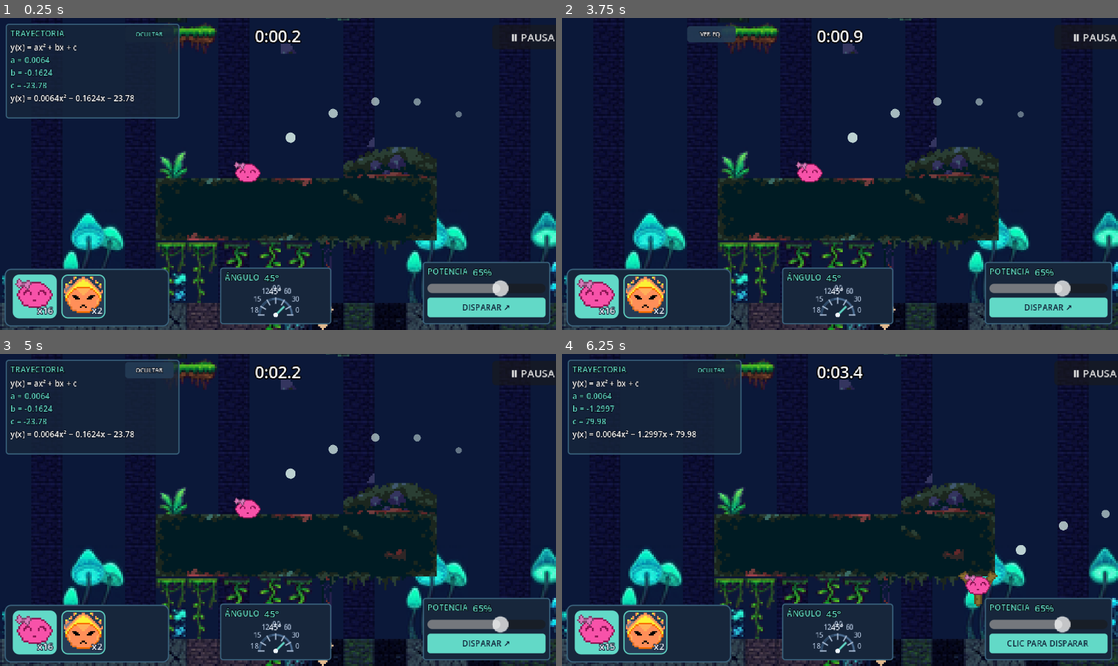
Above: before the commit, frames 1-4 (two rows, left to right).
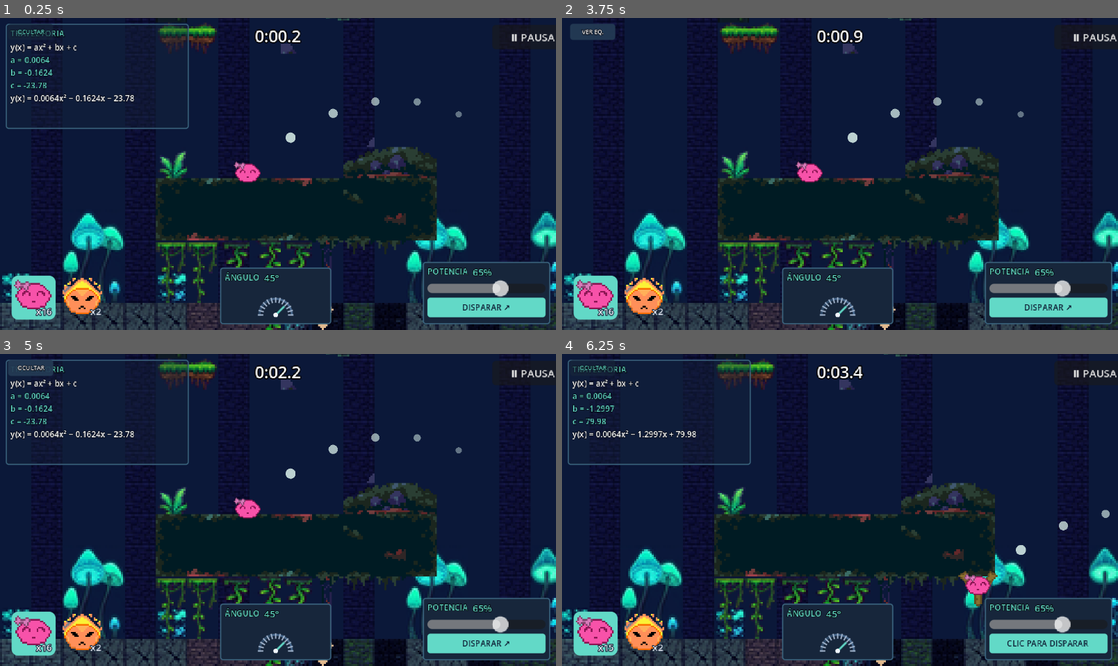
Above: after the commit, the same moments.

Repository: Navarro0k/Slimeterra
Game: Godot game, scene res://Scenes/Levels/jungleLevel.tscn
Same seed, same stepped clock (60 frames per second), same inputs: the game is played once before the commit and once after it.
Inputs:
- Up to frame 1 (0.25 s): no input
- Up to frame 2 (3.75 s): click "x16" at 0.5 s; click "x2" at 1.25 s; click "Ⅱ PAUSA" at 2 s; click "Reiniciar" at 2.75 s; click "OCULTAR" at 3.5 s
- Up to frame 3 (5 s): click "VER EQ." at 4.25 s
- Up to frame 4 (6.25 s): click "DISPARAR ↗" at 5 s; click "x15" at 5.75 s

The runs differ from the first frame. In frame 1, 3.4% of the frame differs, in the area x 0-54%, y 1-99%; in frame 2, 3.5%; in frame 3, 3.9%; in frame 4, 3.5%.

Commit message:
update hud shoot v4

Diff:
--- a/Scripts/shot_dial.gd
+++ b/Scripts/shot_dial.gd
@@ -46,16 +46,15 @@
 	var radio: float = minf(size.x * 0.43, size.y - 17.0)
 	draw_arc(centro, radio, PI, TAU, 48, RING, 1.5, true)
 	draw_arc(centro, radio, PI, PI + PI * 0.42, 24, Color("#2A4563"), 1.0, true)
-	for grados in range(0, 181, 30):
+	# Solo marcas, sin números alrededor del dial: el ángulo se muestra
+	# una única vez en la etiqueta del HUD para evitar lecturas superpuestas.
+	for grados in range(0, 181, 15):
 		var theta := deg_to_rad(float(grados))
 		var direccion := Vector2(cos(theta), -sin(theta))
-		var p1 := centro + direccion * (radio - 4.0)
+		var p1 := centro + direccion * (radio - 3.0)
 		var p2 := centro + direccion * (radio + 1.0)
 		draw_line(p1, p2, MUTED, 1.0, true)
-		var etiqueta_pos := centro + direccion * (radio + 5.0) - Vector2(4, 2)
-		draw_string(ThemeDB.fallback_font, etiqueta_pos, str(grados), HORIZONTAL_ALIGNMENT_CENTER, 9, 6, MUTED)
 	var theta_aguja := deg_to_rad(angle)
 	var direccion_aguja := Vector2(cos(theta_aguja), -sin(theta_aguja))
 	draw_line(centro, centro + direccion_aguja * (radio - 4.0), ACCENT, 1.5, true)
 	draw_circle(centro, 2.0, TEXT_COLOR)
-	draw_string(ThemeDB.fallback_font, Vector2(centro.x - 8.0, 8.0), "%d°" % roundi(angle), HORIZONTAL_ALIGNMENT_CENTER, 16, 7, TEXT_COLOR)
--- a/Scripts/shot_hud.gd
+++ b/Scripts/shot_hud.gd
@@ -74,8 +74,10 @@
 	# Grid de HUD para viewport 480x270:
 	# ecuación arriba-izquierda, ángulo abajo-centro y potencia/disparo abajo-derecha.
 	# El botón de ecuación vive en la cabecera del propio panel.
-	_equation_panel = _panel_contenedor(root, "EquationPanel", Vector2(5, 5), Vector2(150, 82), Color(0.09, 0.15, 0.23, 0.76))
+	_equation_panel = _panel_contenedor(root, "EquationPanel", Vector2(5, 5), Vector2(158, 91), Color(0.09, 0.15, 0.23, 0.38))
 	var ecuacion_col := VBoxContainer.new()
+	ecuacion_col.position = Vector2(4, 18)
+	ecuacion_col.size = Vector2(150, 69)
 	ecuacion_col.add_theme_constant_override("separation", 1)
 	_equation_panel.add_child(ecuacion_col)
 	_equation_title = _label("TRAYECTORIA", 7)
@@ -86,7 +88,7 @@
 	_math_label.fit_content = false
 	_math_label.scroll_active = false
 	_math_label.size_flags_vertical = Control.SIZE_EXPAND_FILL
-	_math_label.custom_minimum_size = Vector2(140, 62)
+	_math_label.custom_minimum_size = Vector2(150, 68)
 	_math_label.add_theme_font_size_override("normal_font_size", 7)
 	_math_label.add_theme_font_size_override("bold_font_size", 7)
 	_math_label.add_theme_color_override("default_color", Color("#F0F6FF"))
@@ -97,14 +99,14 @@
 	# El botón es hermano del panel, no hijo: permanece visible para volver a abrirlo.
 	_equation_toggle = Button.new()
 	_equation_toggle.name = "EquationToggle"
-	_equation_toggle.position = Vector2(108, 7)
-	_equation_toggle.custom_minimum_size = Vector2(42, 13)
+	_equation_toggle.position = Vector2(7, 5)
+	_equation_toggle.custom_minimum_size = Vector2(39, 12)
 	_equation_toggle.text = "OCULTAR"
 	_equation_toggle.add_theme_font_size_override("font_size", 5)
 	_equation_toggle.add_theme_color_override("font_color", RED)
 	_equation_toggle.add_theme_color_override("font_outline_color", Color(0.01, 0.025, 0.06, 1.0))
 	_equation_toggle.add_theme_constant_override("outline_size", 2)
-	_equation_toggle.add_theme_stylebox_override("normal", _button_style(Color(0.09, 0.15, 0.23, 0.82)))
+	_equation_toggle.add_theme_stylebox_override("normal", _button_style(Color(0.09, 0.15, 0.23, 0.58)))
 	_equation_toggle.add_theme_stylebox_override("hover", _button_style(Color(0.14, 0.23, 0.33, 0.92)))
 	_equation_toggle.pressed.connect(_on_equation_toggle_pressed)
 	root.add_child(_equation_toggle)
--- a/Scripts/slime_selector_ui.gd
+++ b/Scripts/slime_selector_ui.gd
@@ -20,11 +20,16 @@
 	follow_viewport_enabled = false
 	var panel := get_node_or_null("Margen/Panel") as PanelContainer
 	if panel:
+		# El contenedor queda completamente transparente; solo se ven los slots.
 		var estilo := StyleBoxFlat.new()
-		estilo.bg_color = Color("#17263B")
-		estilo.border_color = Color("#3C6680")
-		estilo.set_border_width_all(1)
-		estilo.set_corner_radius_all(5)
+		estilo.bg_color = Color(0.0, 0.0, 0.0, 0.0)
+		estilo.border_color = Color(0.0, 0.0, 0.0, 0.0)
+		estilo.set_border_width_all(0)
+		estilo.set_corner_radius_all(0)
+		estilo.content_margin_left = 0
+		estilo.content_margin_right = 0
+		estilo.content_margin_top = 0
+		estilo.content_margin_bottom = 0
 		panel.add_theme_stylebox_override("panel", estilo)
 
 ## Construye un slot por cada tipo del diccionario { SlimeCatalogo.Tipo: cantidad }
@@ -64,7 +69,7 @@
 	boton.add_theme_color_override("font_color", Color("#EAF4FF"))
 	boton.add_theme_color_override("font_hover_color", Color("#FFFFFF"))
 	boton.add_theme_color_override("font_pressed_color", Color("#102338"))
-	boton.add_theme_stylebox_override("normal", _slot_style(Color("#263B55")))
+	boton.add_theme_stylebox_override("normal", _slot_style(Color(0.0, 0.0, 0.0, 0.0), Color(0.0, 0.0, 0.0, 0.0)))
 	boton.add_theme_stylebox_override("hover", _slot_style(Color("#365978")))
 	boton.add_theme_stylebox_override("pressed", _slot_style(Color("#62D9C7")))
 	boton.add_theme_stylebox_override("focus", _slot_style(Color("#62D9C7")))
@@ -91,11 +96,12 @@
 	_slots.append({"boton": boton, "cantidad": etiqueta})
 
 
-func _slot_style(color: Color) -> StyleBoxFlat:
+func _slot_style(color: Color, border: Color = Color("#62D9C7")) -> StyleBoxFlat:
 	var estilo := StyleBoxFlat.new()
 	estilo.bg_color = color
-	estilo.border_color = Color("#62D9C7")
-	estilo.set_border_width_all(1)
+	estilo.border_color = border
+	var borde := 0 if border.a == 0.0 else 1
+	estilo.set_border_width_all(borde)
 	estilo.set_corner_radius_all(5)
 	estilo.content_margin_left = 2
 	estilo.content_margin_right = 2
